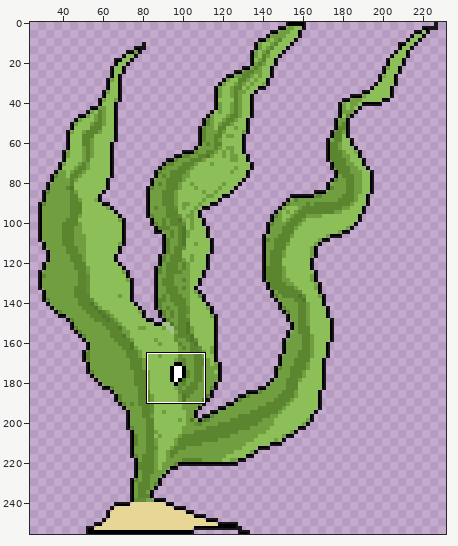
Sprite sheet -- src/res/items/seagrass2.png. Above, an overview of the earlier version with the close-up marked.
Close-up. As it was:
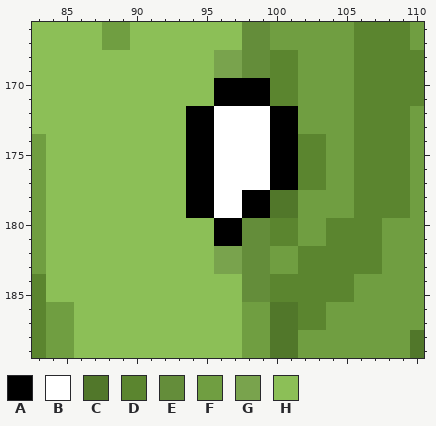
The file is 256x256 pixels. Shown: x 83..110, y 166..189. The wide view leaves out empty margins.
Palette (. is transparent): A #000000  B #ffffff  C #51772a  D #5b852f  E #648d3a  F #709e41  G #79a34d  H #8cbf57
Pixels before, first column x 83:
166 HHHHHFFHHHHHHHHEEFFFFFFDDDDF
167 HHHHHFFHHHHHHHHEEFFFFFFDDDDF
168 HHHHHHHHHHHHHGGEEDDFFFFDDDDD
169 HHHHHHHHHHHHHGGEEDDFFFFDDDDD
170 HHHHHHHHHHHHHAAAADDFFFFDDDDD
171 HHHHHHHHHHHHHAAAADDFFFFDDDDD
172 HHHHHHHHHHHAABBBBAAFFFFDDDDF
173 HHHHHHHHHHHAABBBBAAFFFFDDDDF
174 FHHHHHHHHHHAABBBBAADDFFDDDDF
175 FHHHHHHHHHHAABBBBAADDFFDDDDF
176 FHHHHHHHHHHAABBBBAADDFFDDDDF
177 FHHHHHHHHHHAABBBBAADDFFDDDDF
178 FHHHHHHHHHHAABBAACCFFFFDDDDF
179 FHHHHHHHHHHAABBAACCFFFFDDDDF
180 FHHHHHHHHHHHHAAEEDDFFDDDDFFF
181 FHHHHHHHHHHHHAAEEDDFFDDDDFFF
182 FHHHHHHHHHHHHGGEEFFDDDDDDFFF
183 FHHHHHHHHHHHHGGEEFFDDDDDDFFF
184 DHHHHHHHHHHHHHHEEDDDDDDFFFFF
185 DHHHHHHHHHHHHHHEEDDDDDDFFFFF
186 DFFHHHHHHHHHHHHFFCCDDFFFFFFF
187 DFFHHHHHHHHHHHHFFCCDDFFFFFFF
188 DFFHHHHHHHHHHHHFFCCFFFFFFFFC
189 DFFHHHHHHHHHHHHFFCCFFFFFFFFC
The result:
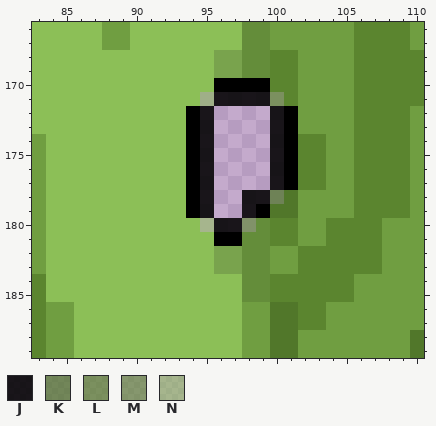
Colours new in this view: J #000000df  K #51772ab5  L #5b852fb1  M #648d3aa5  N #8cbf5789
The edit:
y 171: x 95..100 HAAAAD -> NJJJJL
y 172..177: x 95..100 ABBBBA -> J....J
y 178: x 95..100 ABBAAC -> J..JJK
y 179: x 95..98 ABBA -> J..J
y 180: x 95..98 HAAE -> NJJM
Where, in picture pixels (left, top, right, bottom), the same in both close-ups:
changed: (200, 92, 284, 232)
